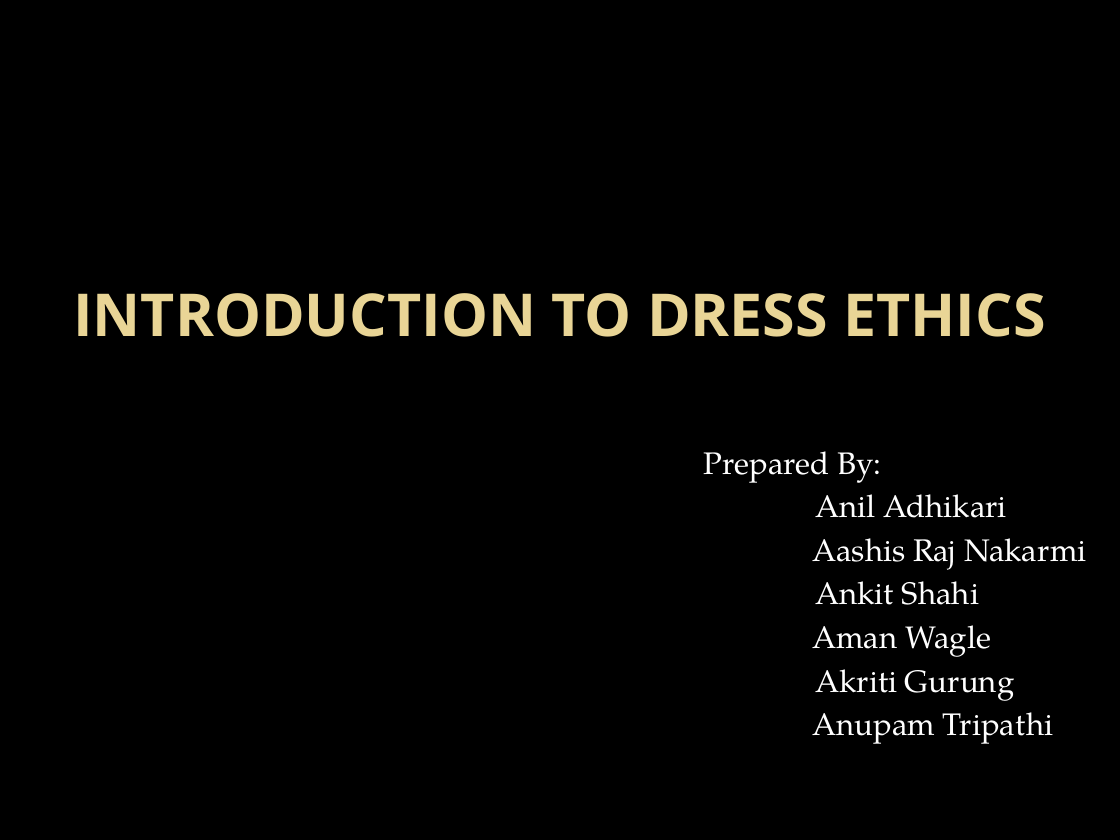
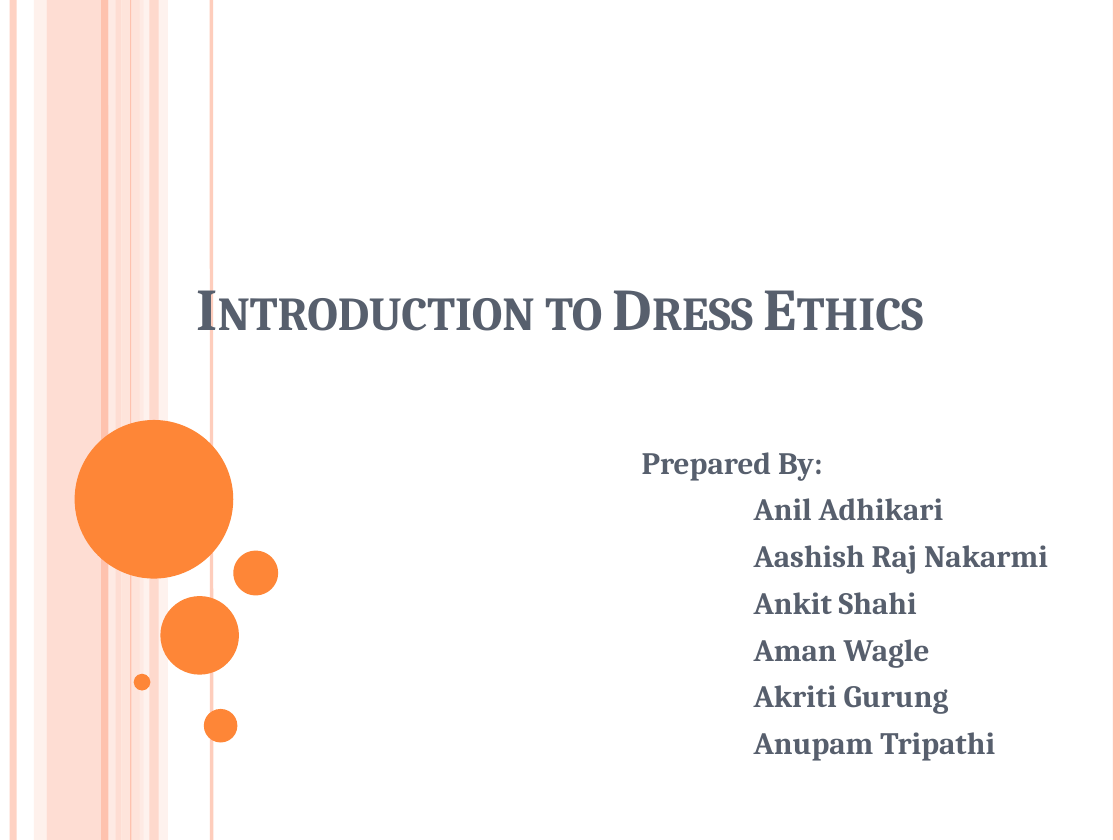
Before and after one commit to itsmeankeet/business-PPTX, a slide deck: slide 1 of dressEthics.pptx. Drawn at 1120x840 pixels with LibreOffice and Linux fonts; fonts in the diff are those of the drawing; background and template pictures are left out. Boxes give left, top, right and bottom in pixels: in the first picture for what was removed or moved away, otherwise in the second. Text is boxed around its words. In the diff, an @@ line names an element or a change of style, - is before the commit and + after.

```diff
--- a/dressEthics.pptx
+++ b/dressEthics.pptx
@@ background picture (left out) to #FFFFFF @@
@@ line added from (13, 0) to (13, 840), #FEC3AE 4.5 pt @@
@@ rectangle added at <box>34,0,46,840</box>, fill #FFD9CE at 36% opacity @@
@@ rectangle added at <box>47,0,122,840</box>, fill #FEC3AE at 54% opacity @@
@@ line added from (104, 0) to (104, 840), #FEC3AE 4.5 pt @@
@@ line added from (112, 0) to (112, 840), #FFEDE8 4.5 pt @@
@@ rectangle added at <box>121,0,143,840</box>, fill #FFD9CE at 70% opacity @@
@@ line added from (131, 0) to (131, 840), #FEC3AE 0.75 pt @@
@@ rectangle added at <box>140,0,168,840</box>, fill #FFEDE8 at 71% opacity @@
@@ rectangle added at <box>149,0,158,840</box>, fill #FEC3AE at 51% opacity @@
@@ line added from (212, 0) to (212, 840), #FEC3AE 2.25 pt @@
@@ line added from (1117, 0) to (1117, 840), #FEC3AE 4.5 pt @@
@@ title at <box>545,298,602,331</box>: text changed; font Open Sans to Cambria; text colour gradient #EAD696 to #E7D081 to #575F6D @@
-INTRODUCTION TO DRESS ETHICS
+Introduction to Dress Ethics
@@ ellipse added at <box>75,420,234,579</box>, fill #FE8637 @@
@@ subtitle "Prepared By:": place and size @@
-subtitle "Prepared By:" at <box>703,451,1087,744</box>
+subtitle "Prepared By:" at <box>642,452,1048,761</box>
@@ subtitle at <box>642,452,995,761</box>: font TeX Gyre Pagella to Cambria, text colour #FFFFFF to #575F6D, bold on in "Prepared By:", "Anil Adhikari", "Ankit Shahi", "Aman Wagle" and 2 more places; more space between paragraphs @@
@@ ellipse added at <box>233,551,278,596</box>, fill #FE8637 @@
@@ subtitle at <box>754,545,1048,574</box>: text changed; font TeX Gyre Pagella to Cambria; text colour #FFFFFF to #575F6D; bold on @@
-Aashis Raj Nakarmi
+Aashish Raj Nakarmi
@@ ellipse added at <box>160,596,239,674</box>, fill #FE8637 @@
@@ ellipse added at <box>133,674,150,691</box>, fill #FE8637 @@
@@ ellipse added at <box>204,709,237,743</box>, fill #FE8637 @@
```
Also in this commit, not shown: 10 other slides changed, 2 slides removed.
